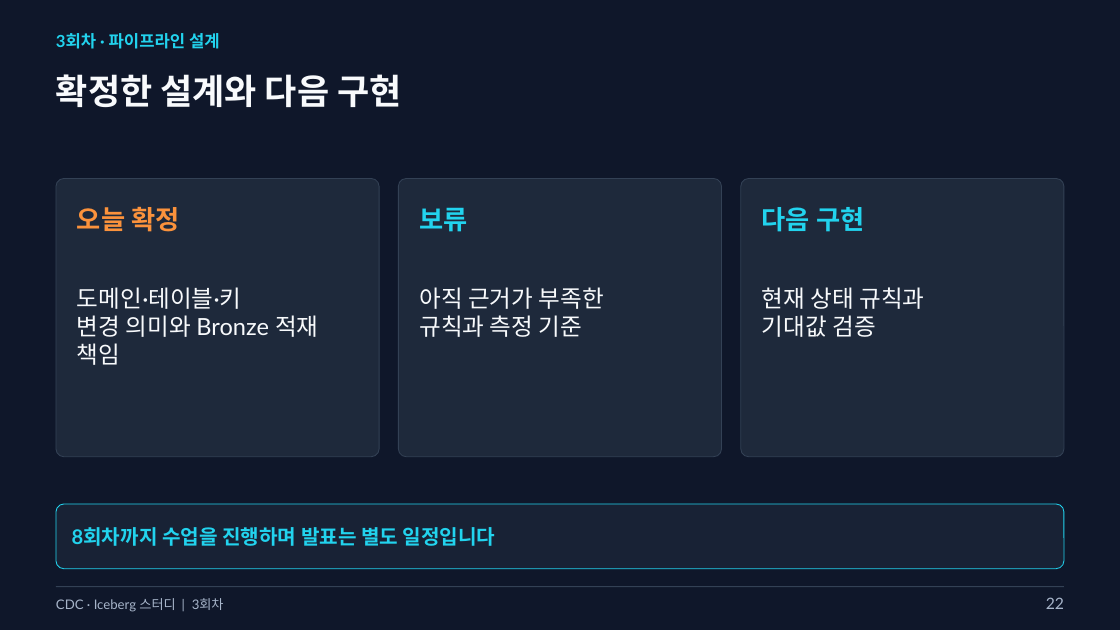
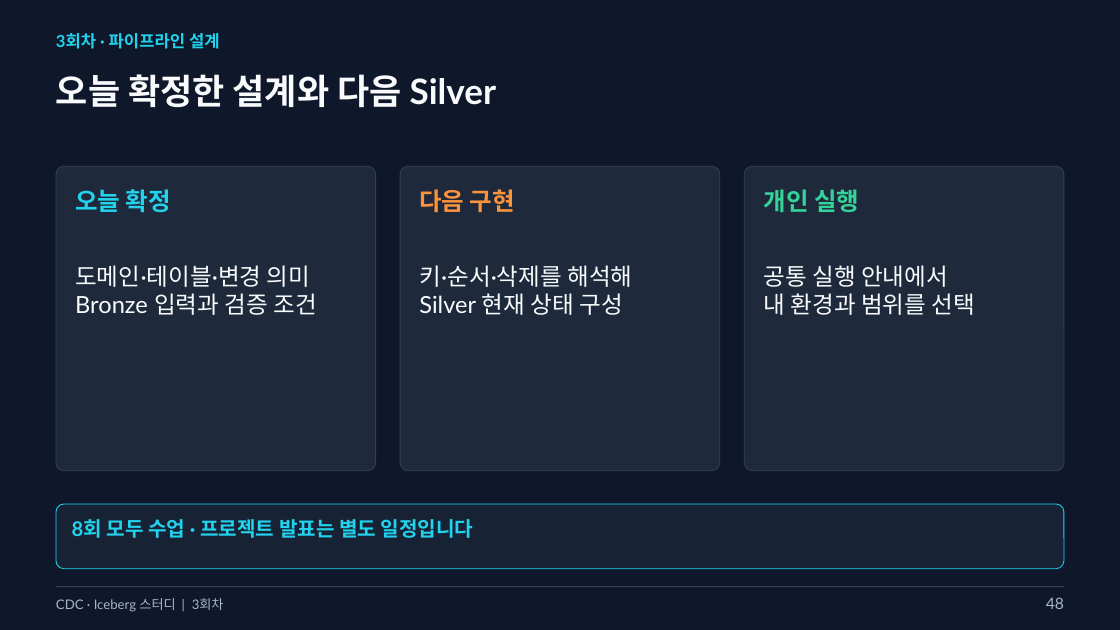
Before and after one commit to kim-dabin/cdc-lakehouse-study, a slide deck: slide 48 of labs/session03/slides/03-session03.pptx (slide 22 before the commit). Drawn at 1120x630 pixels with LibreOffice and Linux fonts; fonts in the diff are those of the drawing. Boxes give left, top, right and bottom in pixels: in the first picture for what was removed or moved away, otherwise in the second. Text is boxed around its words. In the diff, an @@ line names an element or a change of style, - is before the commit and + after.

```diff
--- a/labs/session03/slides/03-session03.pptx
+++ b/labs/session03/slides/03-session03.pptx
@@ text at <box>56,74,496,107</box>: text changed @@
-확정한 설계와 다음 구현
+오늘 확정한 설계와 다음 Silver
@@ proportions changed in 3 elements at <box>400,166,720,471</box>, <box>744,166,1065,471</box>, <box>56,166,376,471</box> @@
@@ rounded rectangle: place and size @@
-rounded rectangle at <box>56,178,380,456</box>
+rounded rectangle at <box>56,166,376,471</box>
@@ rounded rectangle: place and size @@
-rounded rectangle at <box>398,178,722,456</box>
+rounded rectangle at <box>400,166,720,471</box>
@@ rounded rectangle: place and size @@
-rounded rectangle at <box>741,178,1065,456</box>
+rounded rectangle at <box>744,166,1065,471</box>
@@ text "오늘 확정": place and size @@
-text "오늘 확정" at <box>77,207,179,232</box>
+text "오늘 확정" at <box>75,189,171,212</box>
@@ text "오늘 확정" at <box>75,189,171,212</box>: size 22.5 to 21 pt, text colour #FB923C to #22D3EE @@
@@ text "다음 구현": place and size @@
-text "다음 구현" at <box>762,207,864,232</box>
+text "다음 구현" at <box>419,189,515,213</box>
@@ text "다음 구현" at <box>419,189,515,213</box>: size 22.5 to 21 pt, text colour #22D3EE to #FB923C @@
@@ text removed at <box>419,207,467,232</box> @@
-보류
@@ text added at <box>764,189,859,212</box>, 21 pt, text #34D399, bold @@
+개인 실행
@@ text at <box>75,265,316,315</box>: text changed @@
-도메인·테이블·키
-변경 의미와 Bronze 적재 책임
+도메인·테이블·변경 의미
+Bronze 입력과 검증 조건
@@ text added at <box>419,265,632,315</box>, 20.2 pt, text #F8FAFC @@
+키·순서·삭제를 해석해
+Silver 현재 상태 구성
@@ text added at <box>764,265,975,315</box>, 20.2 pt, text #F8FAFC @@
+공통 실행 안내에서
+내 환경과 범위를 선택
@@ text removed at <box>419,287,604,337</box> @@
-아직 근거가 부족한
-규칙과 측정 기준
@@ text removed at <box>762,287,924,337</box> @@
-현재 상태 규칙과
-기대값 검증
@@ text "8회 모두 수업 · 프로젝트 ..." at <box>72,519,474,538</box>: vertical alignment middle to top @@
@@ text at <box>72,519,474,538</box>: text changed @@
-8회차까지 수업을 진행하며 발표는 별도 일정입니다
+8회 모두 수업 · 프로젝트 발표는 별도 일정입니다
@@ text at <box>1046,597,1064,609</box>: text changed @@
-22
+48
```
Also in this commit, not shown: 12 other slides changed, 39 slides added, 10 slides removed, 8 other files.
